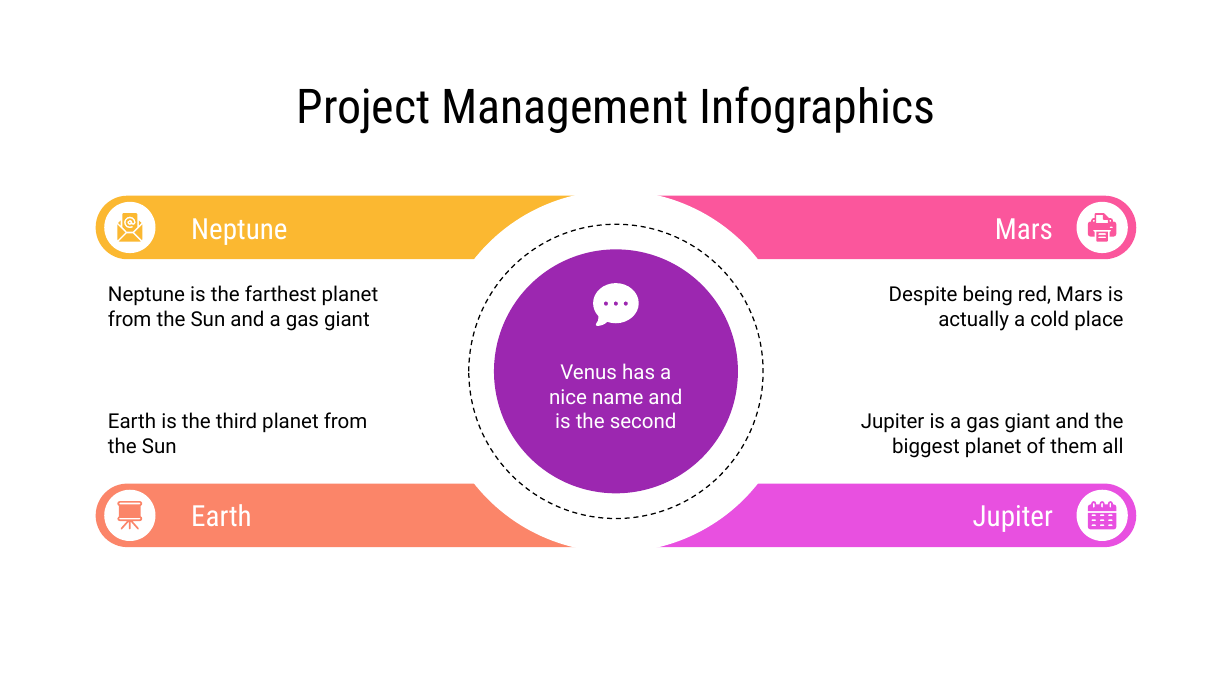
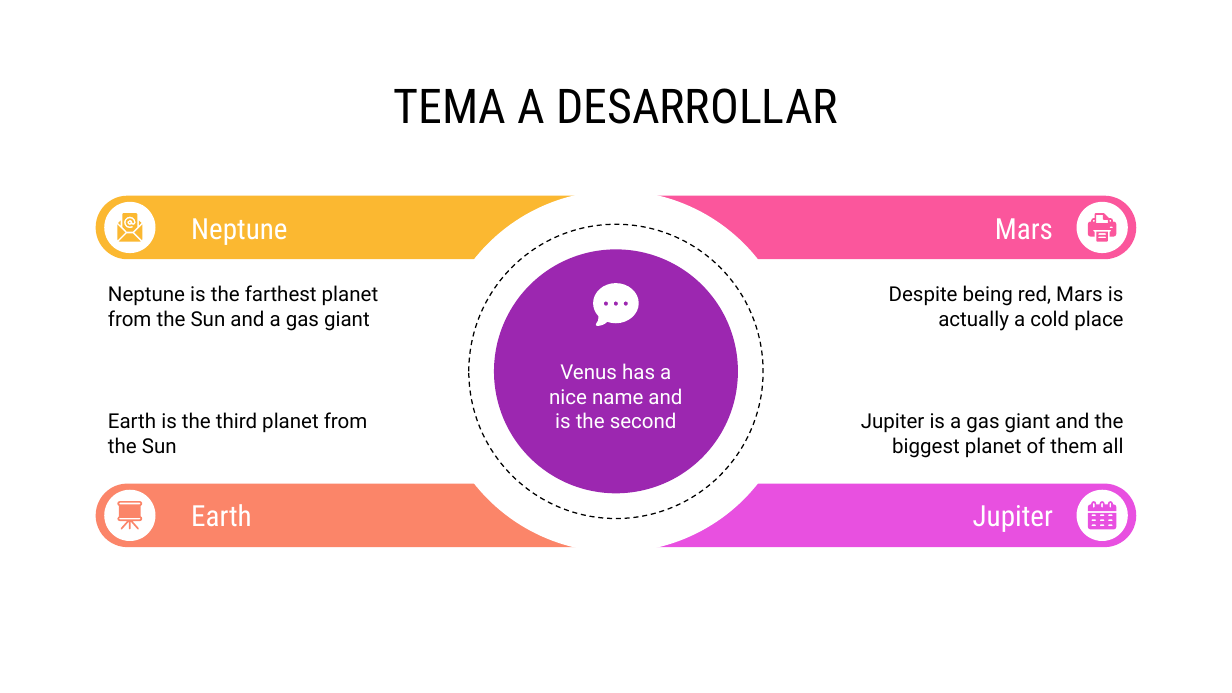
Before and after one commit to marianomorel/maestria-repo, a slide deck: slide 4 of INFOGRAFIA - CONCURSO - MARIANO MOREL.pptx. Drawn at 1232x693 pixels with LibreOffice and Linux fonts; fonts in the diff are those of the drawing. Boxes give left, top, right and bottom in pixels: in the first picture for what was removed or moved away, otherwise in the second. Text is boxed around its words. In the diff, an @@ line names an element or a change of style, - is before the commit and + after.

```diff
--- a/INFOGRAFIA - CONCURSO - MARIANO MOREL.pptx
+++ b/INFOGRAFIA - CONCURSO - MARIANO MOREL.pptx
@@ title at box(394, 88, 838, 124): text changed @@
-Project Management Infographics
+TEMA A DESARROLLAR
```
Also in this commit, not shown: 2 other slides changed, 2 slides added, 2 slides removed, 3 other files.
